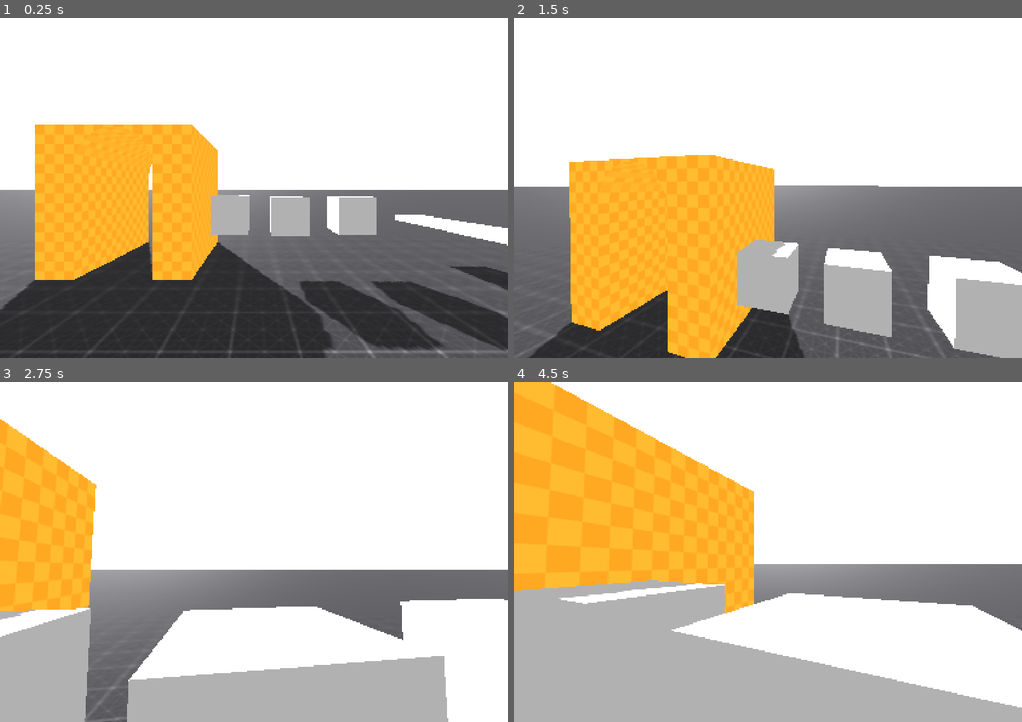
Above: before the commit, frames 1-4 (two rows, left to right).
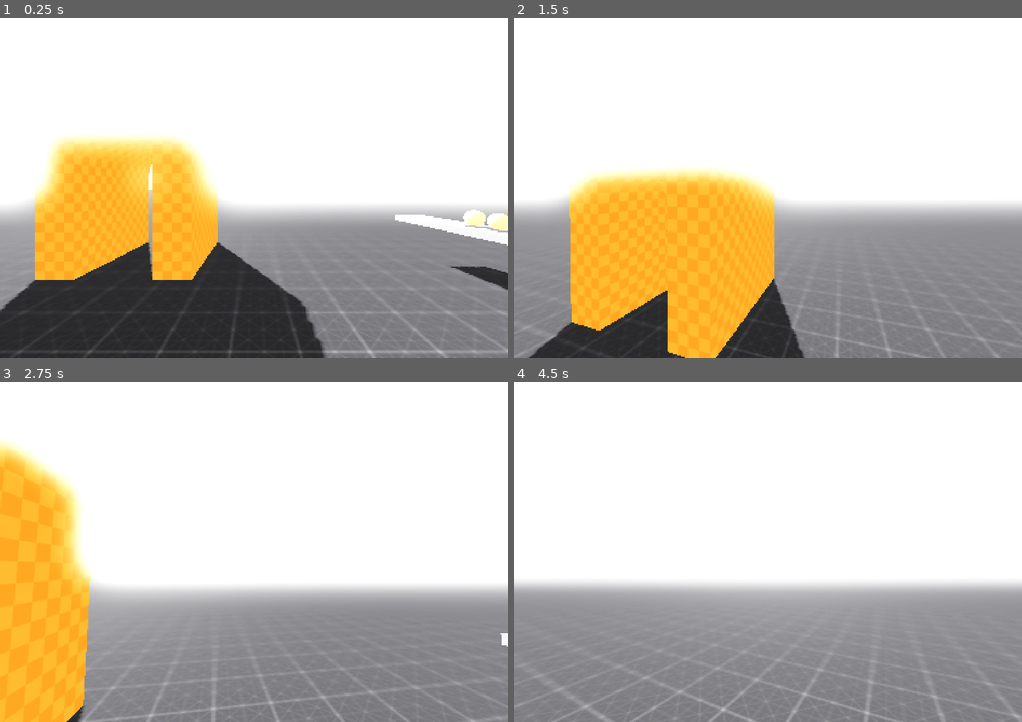
Above: after the commit, the same moments.

Repository: Sirpip91/default_testing_godot
Game: Godot game, scene res://world.tscn
Two runs of this game, one before a commit and one after it. Both use one fixed random seed, a clock stepped at 60 frames per second and the inputs below.
Inputs (mouse positions are in pixels of both pictures, inside the frame that each line leads up to):
- Up to frame 1 (0.25 s): no input
- Up to frame 2 (1.5 s): tap Enter at 0.5 s; move the mouse to (793, 188) at 0.52 s; hold W (up) from 0.53 s (still down); tap F (commit_choice) at 0.6 s; tap Space (jump) at 0.77 s; tap Q (preview_dark) at 0.8, 1.35 s; move the mouse to (742, 188) at 1.27 s
- Up to frame 3 (2.75 s): keep holding W (up); tap Space (jump) at 1.52 s; tap E (preview_light) at 1.55, 2.1 s; move the mouse to (264, 545) at 2.02 s; tap F (commit_choice) at 2.3 s
- Up to frame 4 (4.5 s): keep holding W (up); move the mouse to (762, 558) at 2.77 s; tap F (commit_choice) at 2.85 s; tap Space (jump) at 3.02, 3.77 s; tap Q (preview_dark) at 3.05, 3.6 s; move the mouse to (803, 555) at 3.52 s; tap E (preview_light) at 3.8, 4.35 s; move the mouse to (727, 548) at 4.27 s

The runs differ from the first frame. In frame 1, 29% of the frame differs, in the area x 0-100%, y 31-100%; in frame 2, 34%; in frame 3, 46%; in frame 4, 62%, in the area x 0-100%, y 0-100%.

Commit message:
Added Sound Effects and Meshes Based on Light/Dark (Interface)

Diff:
--- /dev/null
+++ b/Alignments/AlignmentMesh.gd
@@ -0,0 +1,28 @@
+extends Node3D
+class_name AlignmentMesh
+
+@export var light_material: Material
+@export var dark_material: Material
+
+@onready var mesh_instance: MeshInstance3D = $"."
+
+func _ready():
+	# Connect using Callable
+	Alignment.connect("alignment_changed", Callable(self, "_on_alignment_changed"))
+	_apply_material()
+
+func _exit_tree():
+	if Alignment.is_connected("alignment_changed", Callable(self, "_on_alignment_changed")):
+		Alignment.disconnect("alignment_changed", Callable(self, "_on_alignment_changed"))
+
+@warning_ignore("unused_parameter")
+func _on_alignment_changed(new_alignment: String):
+	_apply_material()
+
+func _apply_material():
+	if Alignment.current == "Light":
+		if light_material:
+			mesh_instance.material_override = light_material
+	else:
+		if dark_material:
+			mesh_instance.material_override = dark_material
--- a/Button.tscn
+++ b/Button.tscn
@@ -1,16 +1,34 @@
-[gd_scene load_steps=4 format=3 uid="uid://5vp2nsrdayaf"]
+[gd_scene load_steps=7 format=3 uid="uid://5vp2nsrdayaf"]
 
 [ext_resource type="Script" uid="uid://b0v4fjk5krkyi" path="res://Interact/interactable.gd" id="1_nhor4"]
+[ext_resource type="Script" uid="uid://ocj62xjsswgp" path="res://Alignments/AlignmentMesh.gd" id="2_lc4xp"]
 
-[sub_resource type="BoxMesh" id="BoxMesh_lwy4x"]
+[sub_resource type="SphereMesh" id="SphereMesh_lc4xp"]
 
-[sub_resource type="BoxShape3D" id="BoxShape3D_nhor4"]
+[sub_resource type="StandardMaterial3D" id="StandardMaterial3D_lc4xp"]
+albedo_color = Color(1, 0.85098, 0.4, 1)
+emission_enabled = true
+emission = Color(1, 0.85098, 0.4, 1)
+emission_energy_multiplier = 0.43
+grow_amount = 3.91
+
+[sub_resource type="StandardMaterial3D" id="StandardMaterial3D_0kkfq"]
+albedo_color = Color(0.415686, 0.0509804, 0.678431, 1)
+emission_enabled = true
+emission = Color(0.415686, 0.0509804, 0.678431, 1)
+emission_energy_multiplier = 2.0
+grow_amount = 3.91
+
+[sub_resource type="SphereShape3D" id="SphereShape3D_lc4xp"]
 
 [node name="Button" type="StaticBody3D"]
 script = ExtResource("1_nhor4")
 
 [node name="MeshInstance3D" type="MeshInstance3D" parent="."]
-mesh = SubResource("BoxMesh_lwy4x")
+mesh = SubResource("SphereMesh_lc4xp")
+script = ExtResource("2_lc4xp")
+light_material = SubResource("StandardMaterial3D_lc4xp")
+dark_material = SubResource("StandardMaterial3D_0kkfq")
 
 [node name="CollisionShape3D" type="CollisionShape3D" parent="."]
-shape = SubResource("BoxShape3D_nhor4")
+shape = SubResource("SphereShape3D_lc4xp")
--- a/Player/player.tscn
+++ b/Player/player.tscn
@@ -1,8 +1,10 @@
-[gd_scene load_steps=6 format=3 uid="uid://bcfd2rsqnbiyu"]
+[gd_scene load_steps=8 format=3 uid="uid://bcfd2rsqnbiyu"]
 
 [ext_resource type="Script" uid="uid://c1fihrgmtwikr" path="res://Scripts/player.gd" id="1_l8h54"]
 [ext_resource type="PackedScene" uid="uid://ee1a8mhck3px" path="res://UI/pause_menu.tscn" id="2_4ntmi"]
 [ext_resource type="PackedScene" uid="uid://uycil1rmsca4" path="res://Interact/InteractRay.tscn" id="2_gwnis"]
+[ext_resource type="AudioStream" uid="uid://cyqsidwdj830c" path="res://Audio/light.mp3" id="4_gwnis"]
+[ext_resource type="AudioStream" uid="uid://f2tgf4mgxarm" path="res://Audio/dark.mp3" id="5_k53q1"]
 
 [sub_resource type="CapsuleMesh" id="CapsuleMesh_xc2g5"]
 
@@ -52,3 +54,11 @@
 [node name="InteractPrompt" type="CenterContainer" parent="."]
 offset_right = 40.0
 offset_bottom = 40.0
+
+[node name="light_noise" type="AudioStreamPlayer3D" parent="."]
+stream = ExtResource("4_gwnis")
+volume_db = -26.0
+
+[node name="dark_noise" type="AudioStreamPlayer3D" parent="."]
+stream = ExtResource("5_k53q1")
+volume_db = -26.0
--- a/Scripts/player.gd
+++ b/Scripts/player.gd
@@ -20,7 +20,8 @@
 
 @onready var head = $Head
 @onready var camera = $Head/Camera3D
-
+@onready var light_noise = $light_noise
+@onready var dark_noise = $dark_noise
 var preview_choice: String = ""   # "Light", "Dark", or ""
 var committed_choice: String = "" # what was last committed
 
@@ -48,8 +49,11 @@
 
 	if Input.is_action_just_pressed("preview_dark"):
 		Alignment.set_dark()
+		dark_noise.play()
 	elif Input.is_action_just_pressed("preview_light"):
 		Alignment.set_light()
+		light_noise.play()
+
 	# Add the gravity.
 	if not is_on_floor():
 		velocity.y -= gravity * delta
--- a/Settings/Alignment.gd
+++ b/Settings/Alignment.gd
@@ -1,28 +1,23 @@
 extends Node
 
-# Current player alignment: "Light" or "Dark"
+signal alignment_changed(new_alignment)
+
 var current: String = "Light"
-
-# Optional: track history or points for endings
 var light_points: int = 0
 var dark_points: int = 0
 
-# Switch alignment
 func set_light():
-	current = "Light"
+	if current != "Light":
+		current = "Light"
+		emit_signal("alignment_changed", current)
 
 func set_dark():
-	current = "Dark"
+	if current != "Dark":
+		current = "Dark"
+		emit_signal("alignment_changed", current)
 
 func add_point():
 	if current == "Light":
 		light_points += 1
 	else:
 		dark_points += 1
-
-"""Now, any script in the project can check the player’s alignment via
-if Alignment.current == "Light":
-	# Do Light behavior
-else:
-	# Do Dark behavior
-"""
--- a/environment/env.tres
+++ b/environment/env.tres
@@ -7,6 +7,13 @@
 ssao_enabled = true
 sdfgi_enabled = true
 sdfgi_energy = 0.7
+glow_enabled = true
+glow_levels/1 = 2.24
+glow_levels/3 = 1.61
+glow_levels/5 = 0.15
+glow_levels/6 = 0.1
+glow_levels/7 = 0.74
+glow_blend_mode = 1
 volumetric_fog_density = 0.0115
 volumetric_fog_length = 500.0
 adjustment_brightness = 1.02
--- /dev/null
+++ b/mesh_instance_3d.gd
@@ -0,0 +1,11 @@
+extends MeshInstance3D
+
+
+# Called when the node enters the scene tree for the first time.
+func _ready() -> void:
+	pass # Replace with function body.
+
+
+# Called every frame. 'delta' is the elapsed time since the previous frame.
+func _process(delta: float) -> void:
+	pass
--- a/world.tscn
+++ b/world.tscn
@@ -18,7 +18,6 @@
 size = Vector3(1, 3.5611, 4.0354)
 
 [sub_resource type="CameraAttributesPractical" id="CameraAttributesPractical_pkg7o"]
-dof_blur_far_enabled = true
 
 [sub_resource type="ConcavePolygonShape3D" id="ConcavePolygonShape3D_8j60k"]
 data = PackedVector3Array(-0.5, -0.544739, 5.46003, -0.5, -1.53016, -0.47186, -0.5, -1.35676, -0.500666, -0.5, -1.35676 …(833 unchanged characters)…
@@ -94,12 +93,12 @@
 transform = Transform3D(1, 0, 0, 0, 1, 0, 0, 0, 1, -0.699647, 0.028186, 1.1599)
 
 [node name="Button" parent="." instance=ExtResource("6_5ukr8")]
-transform = Transform3D(1, 0, 0, 0, 1, 0, 0, 0, 1, 0.305271, 1.61726, -5.20031)
-light_message = "Light Option: Search for key"
-dark_message = "Dark Option: Kick it open"
+transform = Transform3D(0.405, 0, 0, 0, 0.405, 0, 0, 0, 0.405, 4.93133, 1.61726, -4.45685)
+light_message = "Search for key"
+dark_message = "Kick it open"
 
 [node name="Button2" parent="." instance=ExtResource("6_5ukr8")]
-transform = Transform3D(1, 0, 0, 0, 1, 0, 0, 0, 1, -1.30379, 1.64736, -5.2091)
+transform = Transform3D(0.39, 0, 0, 0, 0.39, 0, 0, 0, 0.39, 4.93668, 1.60888, -3.90086)
 
 [node name="Button3" parent="." instance=ExtResource("6_5ukr8")]
-transform = Transform3D(1, 0, 0, 0, 1, 0, 0, 0, 1, 2.08644, 1.6393, -5.19899)
+transform = Transform3D(0.365, 0, 0, 0, 0.365, 0, 0, 0, 0.365, 4.91083, 1.6144, -3.40182)
Not shown, added: Alignments/AlignmentMesh.gd.uid
Not shown, added: Audio/dark.mp3.import
Not shown, added: Audio/light.mp3.import
Not shown, added: mesh_instance_3d.gd.uid
Not shown, added: Audio/dark.mp3
Not shown, added: Audio/light.mp3
